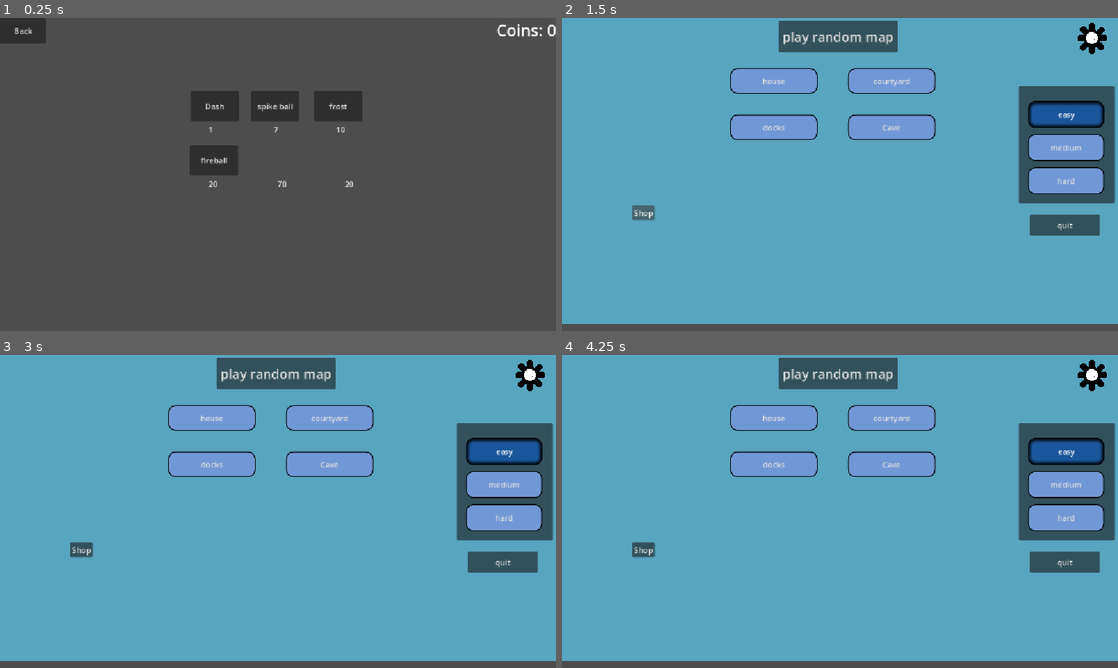
Above: before the commit, frames 1-4 (two rows, left to right).
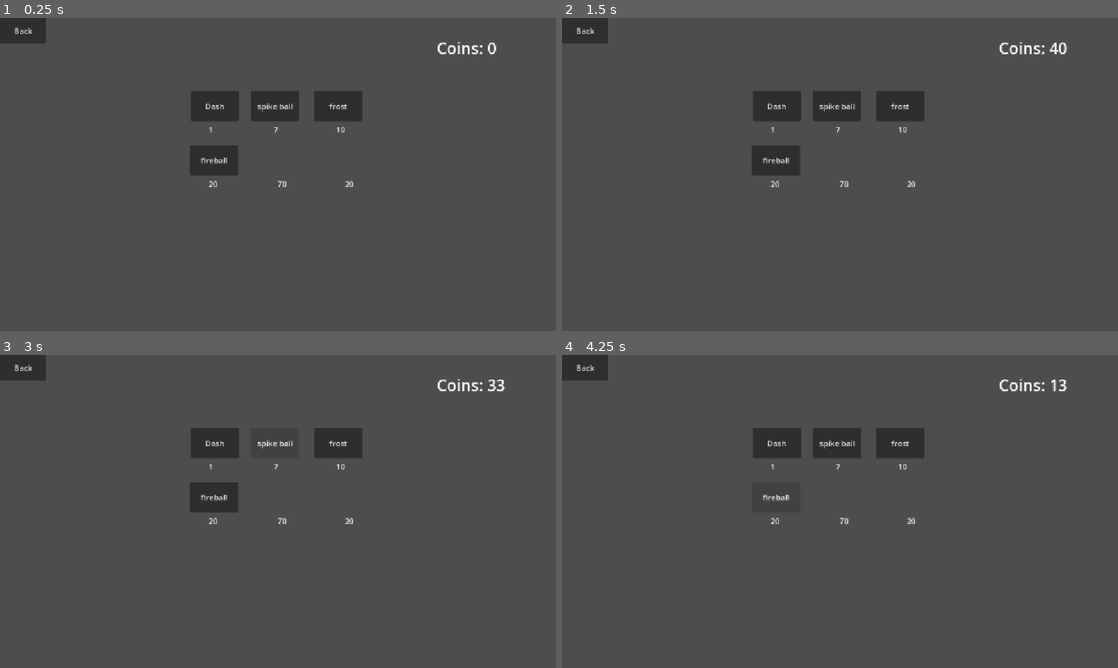
Above: after the commit, the same moments.

Repository: isaacK-428/shot_gun_craze
Game: Godot game, scene res://scenes/shop.tscn
Same seed, same stepped clock (60 frames per second), same inputs: the game is played once before the commit and once after it. This scene is started directly instead of the project's main scene.
Inputs (mouse positions are in pixels of both pictures, inside the frame that each line leads up to):
- Up to frame 1 (0.25 s): no input
- Up to frame 2 (1.5 s): click "Back" at 0.5 s; click "Shop" at 1.25 s
- Up to frame 3 (3 s): click (216, 442) at 2 s, where only the run after the commit has a clickable "Dash"; click (272, 442) at 2.75 s, where only the run after the commit has a clickable "spike ball"
- Up to frame 4 (4.25 s): click (778, 495) at 3.5 s, where only the run after the commit has a clickable "fireball"

The runs differ from the first frame. In frame 1, 0.4% of the frame differs, in the area x 78-100%, y 2-12%; in frame 2, 98%, in the area x 0-100%, y 0-98%; in frame 3, 98%; in frame 4, 98%.

Commit message:
abilities
added logic for all abilites from shop

Diff:
--- a/scenes/enemy.tscn
+++ b/scenes/enemy.tscn
@@ -99,6 +99,8 @@
 [node name="CollisionShape2D" type="CollisionShape2D" parent="water_detect" unique_id=1621966087]
 shape = SubResource("CircleShape2D_5uy6h")
 
+[node name="freeze_timer" type="Timer" parent="." unique_id=630135005]
+
 [connection signal="timeout" from="Timer" to="." method="_on_timer_timeout"]
 [connection signal="body_entered" from="player_detect" to="." method="_on_player_detect_body_entered"]
 [connection signal="body_exited" from="player_detect" to="." method="_on_player_detect_body_exited"]
@@ -108,3 +110,4 @@
 [connection signal="timeout" from="shoot_timer" to="." method="_on_shoot_timer_timeout"]
 [connection signal="timeout" from="Timer2" to="." method="_on_timer_2_timeout"]
 [connection signal="body_entered" from="water_detect" to="." method="_on_water_detect_body_entered"]
+[connection signal="timeout" from="freeze_timer" to="." method="_on_freeze_timer_timeout"]
--- /dev/null
+++ b/scenes/fireball.tscn
@@ -0,0 +1,50 @@
+[gd_scene format=3 uid="uid://3acqyxebk1c4"]
+
+[ext_resource type="Script" uid="uid://ci7od8dhyjtih" path="res://scripts/fireball.gd" id="1_3s14c"]
+
+[sub_resource type="Gradient" id="Gradient_gxhll"]
+colors = PackedColorArray(0.81, 0, 0, 1, 0.9077824, 0.69382685, 0, 1)
+
+[sub_resource type="GradientTexture1D" id="GradientTexture1D_3s14c"]
+gradient = SubResource("Gradient_gxhll")
+
+[sub_resource type="Curve" id="Curve_1gl40"]
+_data = [Vector2(0, 1), 0.0, 0.0, 0, 0, Vector2(0.7751678, 0.52266204), 0.0, 0.0, 0, 0, Vector2(1, 0), 0.0, 0.0, 0, 0]
+point_count = 3
+
+[sub_resource type="CurveTexture" id="CurveTexture_cb14k"]
+curve = SubResource("Curve_1gl40")
+
+[sub_resource type="ParticleProcessMaterial" id="ParticleProcessMaterial_7kba2"]
+particle_flag_disable_z = true
+emission_shape = 1
+emission_sphere_radius = 15.31
+gravity = Vector3(0, 0, 0)
+scale_min = 3.0
+scale_max = 7.0
+scale_curve = SubResource("CurveTexture_cb14k")
+color = Color(0.7118552, 0.78827953, 0.8811784, 1)
+color_ramp = SubResource("GradientTexture1D_3s14c")
+
+[sub_resource type="CircleShape2D" id="CircleShape2D_43lgj"]
+radius = 21.023796
+
+[node name="fireball" type="GPUParticles2D" unique_id=1534632697]
+amount = 290
+process_material = SubResource("ParticleProcessMaterial_7kba2")
+script = ExtResource("1_3s14c")
+
+[node name="Area2D" type="Area2D" parent="." unique_id=834156070]
+collision_layer = 32
+collision_mask = 2
+
+[node name="CollisionShape2D" type="CollisionShape2D" parent="Area2D" unique_id=1398680039]
+shape = SubResource("CircleShape2D_43lgj")
+
+[node name="Timer" type="Timer" parent="." unique_id=1075109309]
+wait_time = 11.831999999999999
+one_shot = true
+autostart = true
+
+[connection signal="body_entered" from="Area2D" to="." method="_on_area_2d_body_entered"]
+[connection signal="timeout" from="Timer" to="." method="_on_timer_timeout"]
--- a/scenes/player.tscn
+++ b/scenes/player.tscn
@@ -58,6 +58,14 @@
 [sub_resource type="RectangleShape2D" id="RectangleShape2D_fjrip"]
 size = Vector2(82, 8)
 
+[sub_resource type="Gradient" id="Gradient_fjrip"]
+
+[sub_resource type="GradientTexture2D" id="GradientTexture2D_smehm"]
+gradient = SubResource("Gradient_fjrip")
+
+[sub_resource type="RectangleShape2D" id="RectangleShape2D_ur7pv"]
+size = Vector2(19.442299, 18.479092)
+
 [node name="player" type="CharacterBody2D" unique_id=156242723 groups=["player"]]
 scale = Vector2(1.16, 1.16)
 collision_mask = 12
@@ -212,6 +220,46 @@
 
 [node name="actual_melee_cooldown2" type="Timer" parent="." unique_id=1166626250]
 wait_time = 1.493
+one_shot = true
+
+[node name="Marker2D2" type="Marker2D" parent="." unique_id=2038203149]
+rotation = 6.2831855
+scale = Vector2(1.79, 1.79)
+
+[node name="Sprite2D" type="Sprite2D" parent="Marker2D2" unique_id=81819822]
+position = Vector2(-84.28052, 2.7220103e-06)
+scale = Vector2(0.12678882, 0.13000001)
+texture = SubResource("GradientTexture2D_smehm")
+
+[node name="spike_ball" type="Area2D" parent="Marker2D2" unique_id=2081153807 groups=["spike_ball"]]
+collision_layer = 32
+collision_mask = 18
+
+[node name="CollisionShape2D" type="CollisionShape2D" parent="Marker2D2/spike_ball" unique_id=1892809549]
+position = Vector2(-83.79889, 1.4692545e-05)
+scale = Vector2(1.0000004, 1.0000004)
+shape = SubResource("RectangleShape2D_ur7pv")
+
+[node name="Sprite2D2" type="Sprite2D" parent="Marker2D2" unique_id=1952987044]
+position = Vector2(100.37781, -2.9564677e-05)
+scale = Vector2(0.12678882, 0.13000001)
+texture = SubResource("GradientTexture2D_smehm")
+
+[node name="spike_ball2" type="Area2D" parent="Marker2D2" unique_id=496541052 groups=["spike_ball"]]
+collision_layer = 32
+collision_mask = 18
+
+[node name="CollisionShape2D" type="CollisionShape2D" parent="Marker2D2/spike_ball2" unique_id=1311702027]
+position = Vector2(100.377815, -1.7550617e-05)
+scale = Vector2(1.0000004, 1.0000004)
+shape = SubResource("RectangleShape2D_ur7pv")
+
+[node name="frost_ability_timer" type="Timer" parent="." unique_id=387795551]
+wait_time = 3.327
+one_shot = true
+
+[node name="fireball_timer" type="Timer" parent="." unique_id=1529643793]
+wait_time = 8.450999999999999
 one_shot = true
 
 [connection signal="body_entered" from="enemy_detect" to="." method="_on_enemy_detect_body_entered"]
@@ -228,3 +276,7 @@
 [connection signal="body_entered" from="Marker2D/Area2D" to="." method="_on_area_2d_body_entered"]
 [connection signal="timeout" from="test" to="." method="_on_test_timeout"]
 [connection signal="timeout" from="actual_melee_cooldown2" to="." method="_on_actual_melee_cooldown_2_timeout"]
+[connection signal="body_entered" from="Marker2D2/spike_ball" to="." method="_on_spike_ball_body_entered"]
+[connection signal="body_entered" from="Marker2D2/spike_ball2" to="." method="_on_spike_ball_body_entered"]
+[connection signal="timeout" from="frost_ability_timer" to="." method="_on_frost_ability_timer_timeout"]
+[connection signal="timeout" from="fireball_timer" to="." method="_on_fireball_timer_timeout"]
--- a/scenes/shop.tscn
+++ b/scenes/shop.tscn
@@ -51,10 +51,10 @@
 
 [node name="coins_label" type="Label" parent="." unique_id=63073806]
 layout_mode = 0
-offset_left = 1029.0
-offset_top = 2.0
-offset_right = 1148.0
-offset_bottom = 62.0
+offset_left = 905.0
+offset_top = 39.0
+offset_right = 1024.0
+offset_bottom = 99.0
 theme_override_font_sizes/font_size = 33
 text = "coins: 0"
 
--- a/scripts/bullet.gd
+++ b/scripts/bullet.gd
@@ -39,3 +39,5 @@
 	delete_bullet()
 func delete_bullet():
 	queue_free()
+func take_damage():
+	queue_free()
--- a/scripts/enemy.gd
+++ b/scripts/enemy.gd
@@ -15,12 +15,15 @@
 var player_guy = null
 var target = "interest"
 var interest = null
+var frosted = false
 var recoil_amount = Vector2.ZERO
 var bullet = preload("res://scenes/bullet.tscn")
 @onready var agent: NavigationAgent2D = $NavigationAgent2D
 @export var player = Vector2.RIGHT
 @export var enemy_type: String = "normal"
 @onready var gun: Marker2D = $Marker2D
+@onready var freeze_timer: Timer = $freeze_timer
+
 #take_damage()
 func _ready():
 	set_physics_process(false)
@@ -45,6 +48,8 @@
 		dir = Vector2.ZERO
 	if dir!=Vector2.ZERO:
 		velocity = (dir*speed)+recoil_amount
+	if frosted==true:
+		velocity = Vector2.ZERO
 
 	move_and_slide()
 
@@ -177,7 +182,7 @@
 		for i in randi_range(0,3):
 			var C_II = coin.instantiate()
 			C_II.global_position = global_position+Vector2(randi_range(-20,20),randi_range(-20,20))
-			get_tree().root.add_child(C_II)
+			get_parent().add_child(C_II)
 	if chance == 2:
 		var power_up_instance = power_up.instantiate()
 		get_tree().root.add_child(power_up_instance)
@@ -195,3 +200,10 @@
 func _on_water_detect_body_entered(body: Node2D) -> void:
 	if body.is_in_group("water"):
 		die()
+func frost_self(length):
+	frosted = true
+	freeze_timer.start(length)
+
+
+func _on_freeze_timer_timeout() -> void:
+	frosted = false
--- /dev/null
+++ b/scripts/fireball.gd
@@ -0,0 +1,21 @@
+extends GPUParticles2D
+
+var direction = Vector2.ZERO
+var speed = 200
+# Called when the node enters the scene tree for the first time.
+func _ready() -> void:
+	emitting = true
+
+
+# Called every frame. 'delta' is the elapsed time since the previous frame.
+func _process(delta: float) -> void:
+	position+= direction * speed * delta
+
+
+func _on_area_2d_body_entered(body: Node2D) -> void:
+	if body.has_method("take_damage"):
+		body.take_damage(67)
+
+
+func _on_timer_timeout() -> void:
+	queue_free()
--- a/scripts/main_menu.gd
+++ b/scripts/main_menu.gd
@@ -102,4 +102,4 @@
 
 
 func _on_button_pressed() -> void:
-	get_tree().change_scene_to_packed(shop)
+	get_tree().change_scene_to_file("res://scenes/shop.tscn")
--- a/scripts/player.gd
+++ b/scripts/player.gd
@@ -2,6 +2,7 @@
 
 var coins = 0
 var last_coins
+var can_fireball = true
 var equipped_ability = "dash"
 var total_abilites = [
 	"dash",
@@ -13,9 +14,14 @@
 @onready var gun: Marker2D = $gun
 @onready var shoot_cooldown: Timer = $shoot_cooldown
 @onready var hud: Control = $Camera2D/HUD
+@onready var frost_ability_timer: Timer = $frost_ability_timer
+@onready var fireball_timer: Timer = $fireball_timer
+
+
 var change_perks = false
 var dash_visual = preload("res://scenes/visual affects/dash_visuals.tscn")
 var dash = false
+var can_frost = true
 var actual_melee_cooldown = true
 var invincibilty_frame = false
 var can_shoot = true
@@ -30,6 +36,7 @@
 var bullet = preload("res://scenes/bullet.tscn")
 var shot_gun_lines = preload("res://scenes/visual affects/shotgun_visuals.tscn")
 var shot_gun_particles_1 = preload("res://scenes/shot_gun_particles_hit.tscn")
+var fireball = preload("res://scenes/fireball.tscn")
 @export var weapon_equiped: String = "pistol"
 func _ready() -> void:
 	equipped_ability = cheese.equipped_ability
@@ -37,7 +44,10 @@
 	randomize()
 	hud.change_health(health)
 	gun_changed(weapon_equiped)
+	if !equipped_ability == total_abilites[1]: #spike ball
+		$Marker2D2.queue_free()
 func _physics_process(delta: float) -> void:
+	abilites(delta)
 	melee_attack(delta)
 	if last_coins!=coins:
 		$Camera2D/HUD.change_coins(coins)
@@ -261,7 +271,7 @@
 
 func _on_area_2d_body_entered(body: Node2D) -> void:
 	if $melee_cooldown.time_left>0.0:
-		body.take_damage(5)
+		body.take_damage(damage*2.5)
 
 
 func _on_test_timeout() -> void:
@@ -270,3 +280,42 @@
 
 func _on_actual_melee_cooldown_2_timeout() -> void:
 	actual_melee_cooldown = true
+func abilites(delta):
+	print(can_fireball)
+	if equipped_ability == total_abilites[1]: #spike ball
+		$Marker2D2.rotate(delta*2)
+	if equipped_ability == total_abilites[2]: #frost
+		if Input.is_action_just_pressed("dash"):
+			if can_frost == true:
+				can_frost = false
+				frost_ability_timer.start()
+				for i in get_tree().get_nodes_in_group("enemy"):
+					i.frost_self(randf_range(2,5))
+	if equipped_ability == total_abilites[3]:
+		if can_fireball == true&&Input.is_action_just_pressed("dash"):
+			can_fireball = false
+			fireball_timer.start()
+			var fireball_instance = fireball.instantiate()
+			fireball_instance.direction = Vector2.RIGHT.rotated(gun.rotation)
+			fireball_instance.global_position=global_position
+			$bullet_container.add_child(fireball_instance)
+
+
+
+
+func _on_spike_ball_body_entered(body: Node2D) -> void:
+	if body.has_method("take_damage"):
+		body.take_damage(damage)
+		var S_G_I = shot_gun_particles_1.instantiate()
+		S_G_I.global_position = body.global_position
+		$bullet_container.add_child(S_G_I)
+		S_G_I.emitting = true
+
+
+
+func _on_frost_ability_timer_timeout() -> void:
+	can_frost=true
+
+
+func _on_fireball_timer_timeout() -> void:
+	can_fireball = true
--- a/scripts/shop.gd
+++ b/scripts/shop.gd
@@ -26,7 +26,7 @@
 	coins = cheese.coins
 	cheese.coins = coins
 	coins_label.text = "Coins: "+str(coins)
-	coins = 20
+	coins = 40
 
 
 
@@ -66,7 +66,7 @@
 		buy_ability(index)
 func change_ability(index):
 	equipped_ability = total_abilites[index]
-	print(equipped_ability)
+	#print(equipped_ability)
 func buy_ability(index):
 	if coin_costs[index]<=coins:
 		coins-=coin_costs[index]
Not shown, added: scripts/fireball.gd.uid
